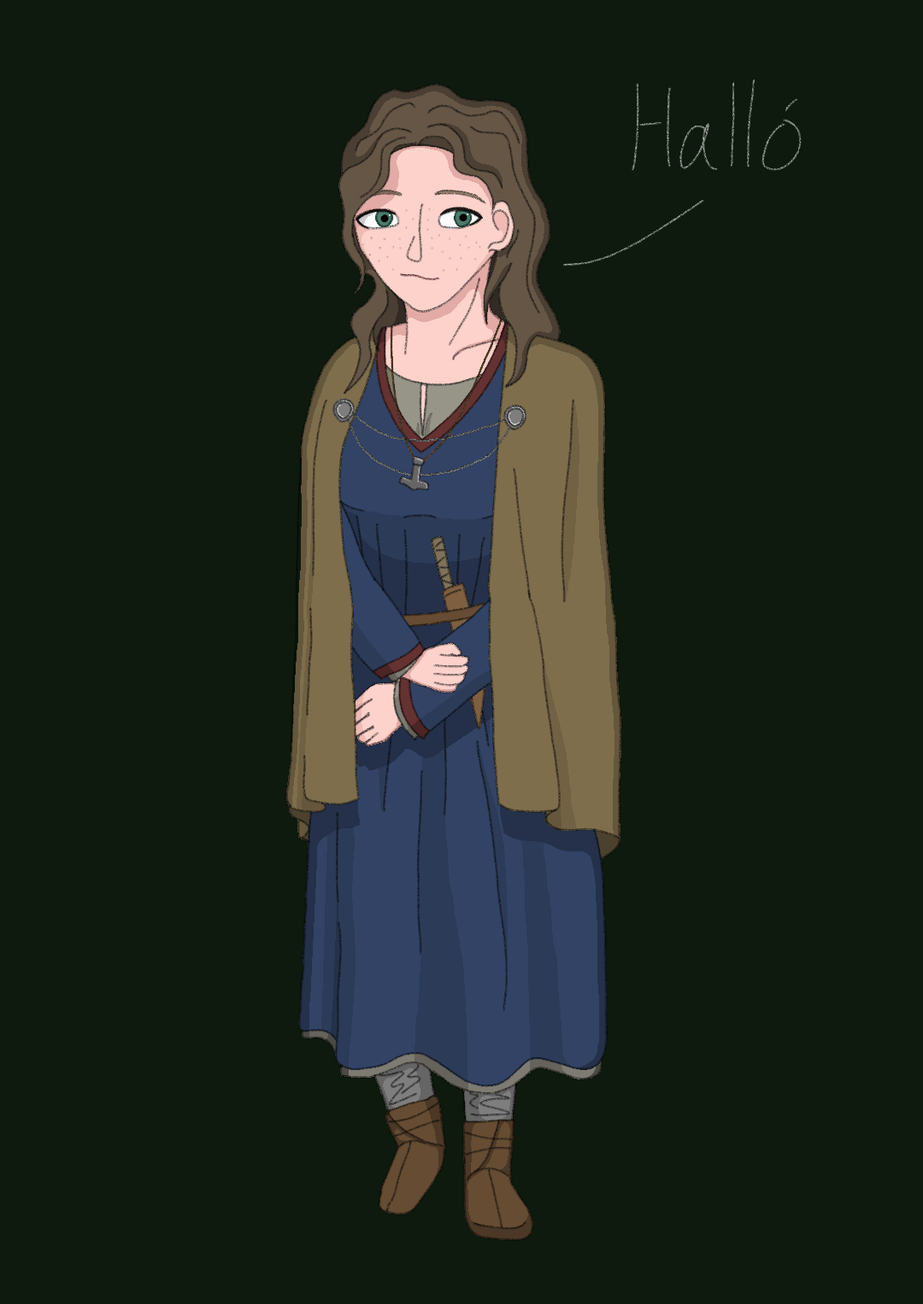
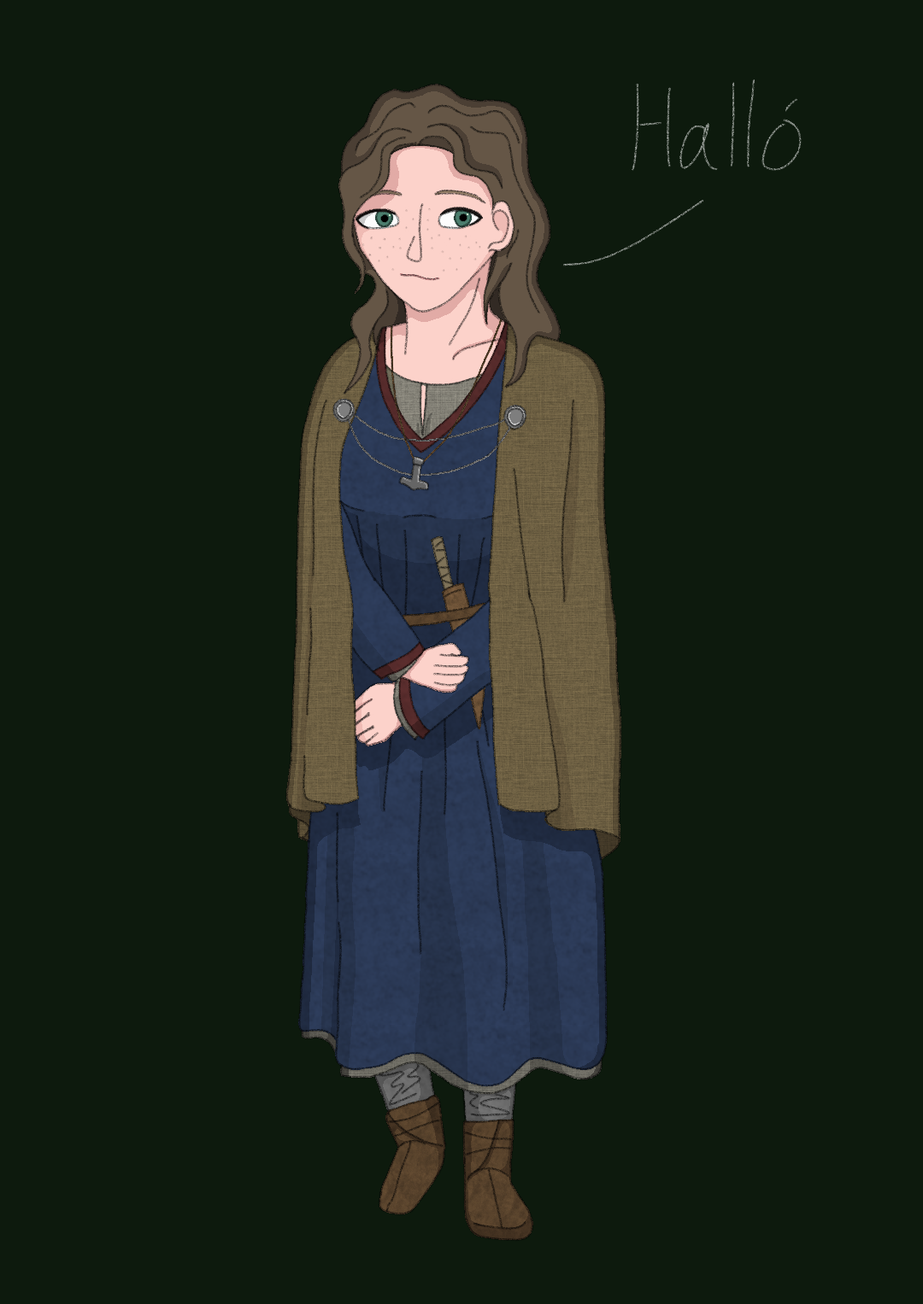
Layer changes from the first 923x1304 image to the second:
showed "texture", painted on it over [286, 322, 622, 1241]
painted on "color" over [291, 434, 310, 744]
